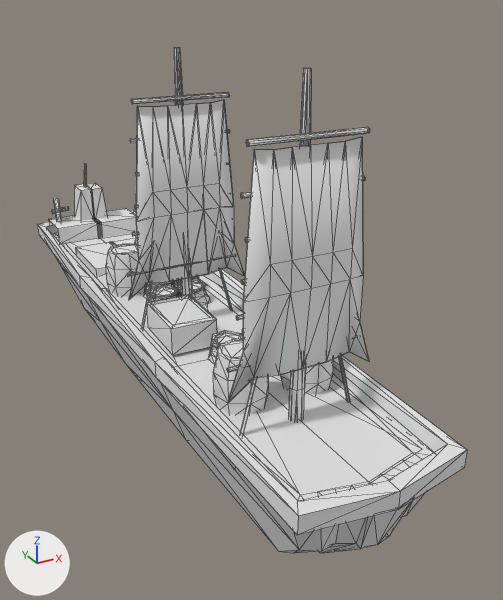
The COLLADA model art/meshes/structural/yayoi/ship_merc.dae, before and after one commit.
The view is the same before and after, from a 50 mm lens placed at (-9.8, -23.6, 13.4), pointed at (2.5, -1.3, 2.3). The lights are fixed; the arrows at lower left show +X, +Y and +Z. The picture after the commit comes second. Mesh edges are drawn as thin lines. Vertices at exactly the same position are counted once.

The scene before the commit, as lines of its bpy script (objects in view):
```python
mat_material_001 = principled_material('Material.001')
mat_material_001.base_color = (0.8, 0.8, 0.8)  # white #e7e7e7
me_cube_025 = bpy.data.meshes.new('Cube.025')
me_cube_025.from_pydata(...)  # 1584 vertices, 2864 faces; spans x -2.8..2.9, y -13.3..15.6, z -2.9..11.8
me_cube_025.materials.append(mat_material_001)  # white #e7e7e7
ob_merc_ship_002 = bpy.data.objects.new('merc_ship.002', me_cube_025)
ob_merc_ship_002.location = (0.0, 0.0, 0.0)
```
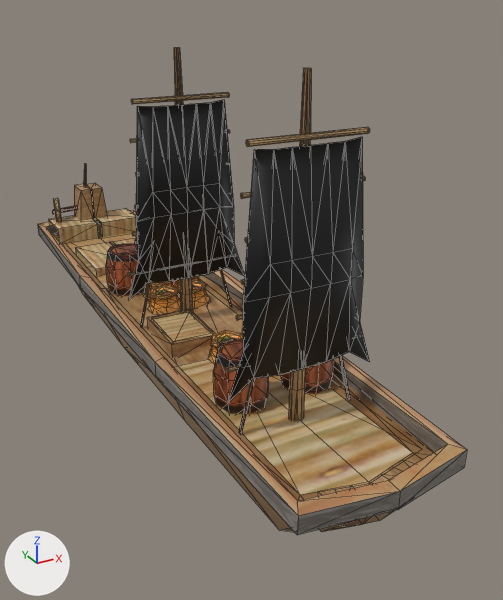
Commit message: update ships Yayoi p1

What differs and where, as boxes (x1, y1, x2, y2) in the pictures (503 x 600 px; the box of a moved part takes in the faces that stretch with it):
'merc_ship.002', surface changed, reshaped (darker)
    before: (37, 48, 467, 553)
    after: (37, 48, 467, 535)
part 1 of me_cube_025, moved or reshaped
    before: (338, 355, 350, 402)
    after: (339, 355, 350, 400)
part 2 of me_cube_025, moved or reshaped
    before: (240, 378, 257, 436)
    after: (239, 378, 255, 434)
part 3 of me_cube_025, moved or reshaped
    before: (219, 269, 232, 309)
    after: (220, 269, 232, 307)
part 4 of me_cube_025, moved or reshaped
    before: (141, 282, 152, 329)
    after: (140, 282, 150, 327)
part 5 of me_cube_025, moved or reshaped
    before: (147, 295, 217, 355)
    after: (148, 309, 215, 358)
part 6 of me_cube_025, moved or reshaped
    before: (52, 207, 69, 214)
    after: (52, 206, 77, 214)
part 7 of me_cube_025, moved or reshaped
    before: (153, 298, 209, 325)
    after: (153, 312, 210, 341)
part 8 of me_cube_025, moved or reshaped (mostly hidden)
    before: (53, 253, 425, 553)
    after: (77, 284, 394, 532)
part 9 of me_cube_025, surface changed (white to brown)
    both: (37, 198, 467, 535)

Patch to the scene script:
```diff
--- a/art/meshes/structural/yayoi/ship_merc.dae.py
+++ b/art/meshes/structural/yayoi/ship_merc.dae.py
@@ img_yayoi_struct_png @@
+img_yayoi_struct_png = load_image('yayoi_struct.png', 'yayoi_struct.png', 1024, 1024, 'sRGB')
@@ mat_material_001 @@
 mat_material_001 = principled_material('Material.001')
-mat_material_001.base_color = (0.8, 0.8, 0.8)  # white #e7e7e7
+mat_material_001.texture = img_yayoi_struct_png
@@ me_cube_025 @@
 me_cube_025.from_pydata(...)  # 1584 vertices, 2864 faces; spans x -2.8..2.9, y -13.3..15.6, z -2.9..11.8
 # used by ob_merc_ship_002; location = (0.0, 0.0, 0.0)
+# me_cube_025 part 1: the loose piece of 8 vertices spanning x -0.1..2.2, y -8.7..-8.6, z 0.7..9.5 is scaled about its middle by 0.887, then moved by (-0.1, 0.0, 0.6)
+# me_cube_025 part 2: the loose piece of 8 vertices spanning x -2.2..0.1, y -8.7..-8.6, z 0.7..9.5 is scaled about its middle by 0.887, then moved by (0.1, 0.0, 0.6)
+# me_cube_025 part 3: the loose piece of 8 vertices spanning x -0.1..2.2, y -0.7..-0.5, z 0.7..9.5 is scaled about its middle by 0.887, then moved by (-0.1, 0.0, 0.6)
+# me_cube_025 part 4: the loose piece of 8 vertices spanning x -2.2..0.1, y -0.7..-0.5, z 0.7..9.5 is scaled about its middle by 0.887, then moved by (0.1, 0.0, 0.6)
+# me_cube_025 part 5: the loose piece of 16 vertices spanning x -1.8..0.0, y -3.4..-0.8, z 1.8..3.0 is scaled about its middle by (1, 1, 0.616), then moved by (0.0, 0.0, -0.4)
+# me_cube_025 part 6: the loose piece of 20 vertices spanning x -2.0..-1.0, y 12.0..12.4, z 3.0..3.2 is scaled about its middle by (1.52, 1, 1), then moved by (0.3, 0.0, 0.0)
+# me_cube_025 part 7: the loose piece of 4 vertices spanning x -1.7..-0.1, y -3.3..-0.9, z 2.8 is moved by (0.0, 0.0, -0.6)
+# me_cube_025 part 8: all 154 vertices in x -2.2..2.2, y -12.7..12.7, z -2.2..0.2 are moved by (0.0, 0.0, 0.8)
+# me_cube_025 part 9: texture (UV) coordinates of 162 of 2864 faces, centred in x -2.8..2.9, y -13.2..13.1, z 1.8..3.7, changed; they spanned u 0.01..0.64, v 0.4..0.92 and now span u 0.2..0.93, v 0.13..0.93
 me_cube_025.materials.append(mat_material_001)
```
